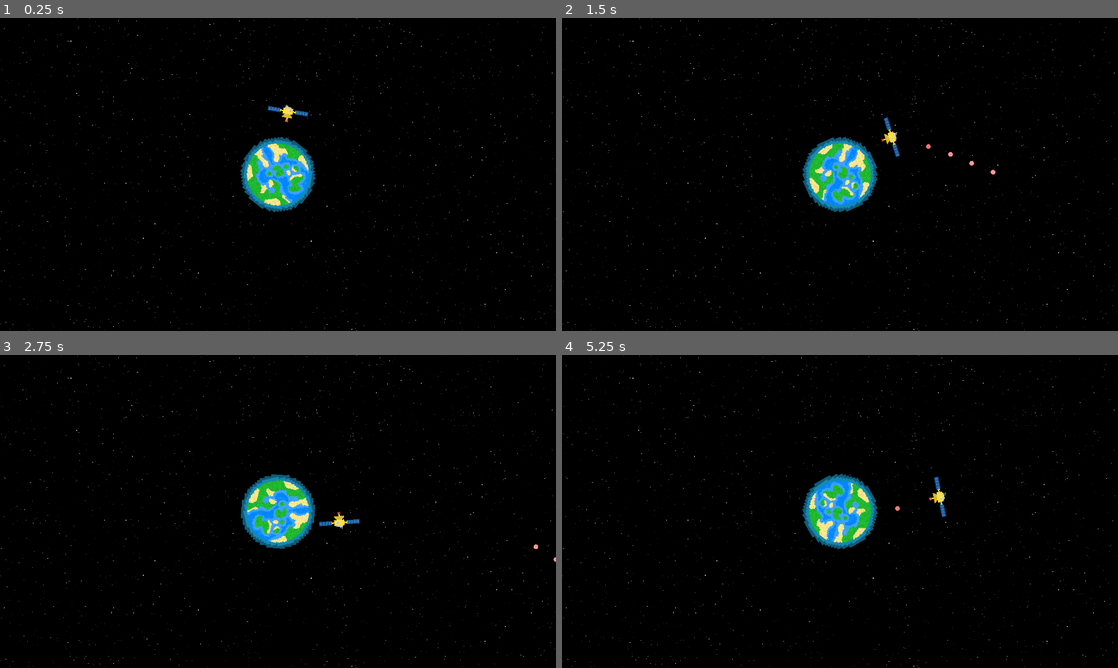
Above: before the commit, frames 1-4 (two rows, left to right).
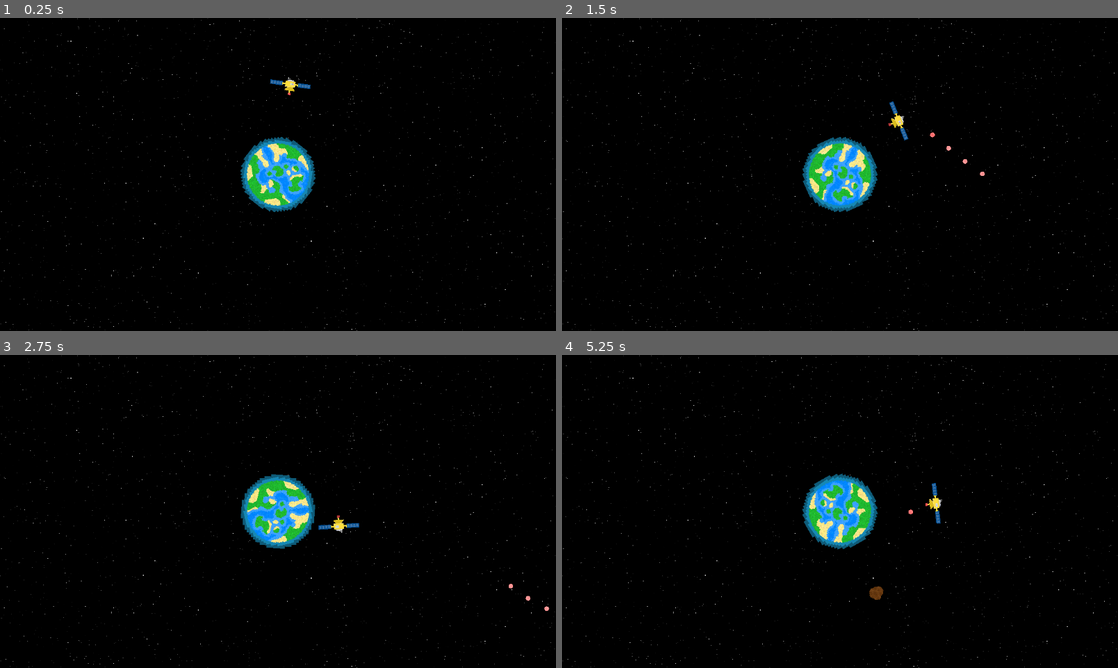
Above: after the commit, the same moments.

Repository: Birb-Games/gmtk-2025
Game: Godot game, scene res://scenes/main.tscn
Same seed, same stepped clock (60 frames per second), same inputs: the game is played once before the commit and once after it.
Inputs (mouse positions are in pixels of both pictures, inside the frame that each line leads up to):
- Up to frame 1 (0.25 s): no input
- Up to frame 2 (1.5 s): move the mouse to (962, 158) at 0.52 s; press the mouse at (962, 158) at 0.53 s; hold Right (right) 0.53-1.28 s; move the mouse to (728, 190) at 1.27 s; release the mouse at (728, 190) at 1.28 s; hold Down (down) from 1.28 s (still down); tap Mouse wheel up (zoom_camera_in) at 1.35 s
- Up to frame 3 (2.75 s): move the mouse to (333, 442) at 2.02 s; release Down (down) at 2.03 s; hold Right (right) from 2.03 s (still down); tap Mouse wheel down (zoom_camera_out) at 2.1 s
- Up to frame 4 (5.25 s): move the mouse to (812, 574) at 2.77 s; release Right (right) at 2.78 s; hold Up (up) 2.78-3.53 s; click (812, 574) at 2.85 s; move the mouse to (1006, 558) at 3.52 s; hold A (left) 3.53-5.03 s; tap Mouse wheel up (zoom_camera_in) at 3.6 s; move the mouse to (673, 464) at 4.27 s; tap Mouse wheel down (zoom_camera_out) at 4.35 s; move the mouse to (867, 511) at 5.02 s; press the mouse at (867, 511) at 5.03 s; hold Down (down) from 5.03 s (still down)

The runs differ from the first frame. In frame 1, 0.3% of the frame differs, in the area x 48-56%, y 18-34%; in frame 2, 0.4%, in the area x 57-78%, y 26-51%; in frame 3, 0.3%; in frame 4, 0.4%.

Commit message:
started work on asteroids

Diff:
--- a/scenes/asteroid.tscn
+++ b/scenes/asteroid.tscn
@@ -1,14 +1,15 @@
-[gd_scene load_steps=3 format=3 uid="uid://dgc6sxp0v4uf6"]
+[gd_scene load_steps=4 format=3 uid="uid://dgc6sxp0v4uf6"]
 
 [ext_resource type="PackedScene" uid="uid://x5sp1y0y178q" path="res://scenes/space_object.tscn" id="1_akfqu"]
 [ext_resource type="Texture2D" uid="uid://btrlelldsucg5" path="res://assets/textures/asteroid.png" id="2_6mo6b"]
+[ext_resource type="Script" uid="uid://ski7m00lfjcb" path="res://scripts/asteroid.gd" id="2_t4se3"]
 
 [node name="Asteroid" instance=ExtResource("1_akfqu")]
-scale = Vector2(0.25, 0.25)
+script = ExtResource("2_t4se3")
 mass = 0.1
-is_asteroid = true
 
 [node name="Sprite2D" parent="." index="0"]
-scale = Vector2(2, 2)
 texture = ExtResource("2_6mo6b")
-rotation_speed = 5.0
+rotation_speed = 2.5
+
+[connection signal="area_entered" from="." to="." method="_on_area_entered"]
--- a/scenes/planet.tscn
+++ b/scenes/planet.tscn
@@ -1,15 +1,19 @@
-[gd_scene load_steps=4 format=3 uid="uid://2oltjvbyir1q"]
+[gd_scene load_steps=5 format=3 uid="uid://2oltjvbyir1q"]
 
 [ext_resource type="PackedScene" uid="uid://cxo4kp71j6amn" path="res://scenes/player_satellite.tscn" id="1_cktii"]
 [ext_resource type="Script" uid="uid://do6jtfhrbmf7w" path="res://scripts/level.gd" id="1_h8ms6"]
+[ext_resource type="PackedScene" uid="uid://dgc6sxp0v4uf6" path="res://scenes/asteroid.tscn" id="2_0k1rn"]
 [ext_resource type="PackedScene" uid="uid://rl7rou56kuhg" path="res://scenes/earth.tscn" id="3_ggt7d"]
 
 [node name="Planet" type="Node2D" node_paths=PackedStringArray("center_object")]
 script = ExtResource("1_h8ms6")
 center_object = NodePath("Earth")
+asteroid_scene = ExtResource("2_0k1rn")
 
 [node name="PlayerSatellite" parent="." instance=ExtResource("1_cktii")]
-position = Vector2(0, -128)
+position = Vector2(0, -184)
 rotation = 3.14159
 
 [node name="Earth" parent="." instance=ExtResource("3_ggt7d")]
+
+[connection signal="area_entered" from="Earth" to="Earth" method="_on_area_entered"]
--- a/scenes/space_object.tscn
+++ b/scenes/space_object.tscn
@@ -16,5 +16,3 @@
 
 [node name="CollisionShape2D" type="CollisionShape2D" parent="."]
 shape = SubResource("CircleShape2D_fera7")
-
-[connection signal="area_entered" from="." to="." method="_on_area_entered"]
--- /dev/null
+++ b/scripts/asteroid.gd
@@ -0,0 +1,40 @@
+class_name Asteroid
+
+extends SpaceObject
+
+var is_debris: bool = false
+
+const LIFETIME = 10.0
+var lifetime_timer = LIFETIME
+
+func _process(delta: float) -> void:
+	if is_debris:
+		lifetime_timer -= delta
+	if lifetime_timer < 0.0:
+		queue_free()
+		return
+	simulate_physics(delta)
+
+func explode() -> void:
+	var asteroid_count = randi_range(8, 12)
+	if is_debris:
+		asteroid_count = 0
+	for i in range(asteroid_count):
+		var angle = randf() * 2.0 * PI
+		var asteroid: SpaceObject = asteroid_scene.instantiate()
+		var dist = randf() * 15.0
+		var asteroid_scale = randf_range(0.25, 0.5)
+		asteroid.scale = Vector2(asteroid_scale, asteroid_scale)
+		asteroid.is_debris = true
+		asteroid.position = position + dist * Vector2(cos(angle), sin(angle))
+		asteroid.initial_vel = Vector2(cos(angle), sin(angle)) * 80.0
+		level.call_deferred("add_child", asteroid)
+	queue_free()
+
+func _on_area_entered(area: Area2D) -> void:
+	if area is Bullet:
+		explode()
+	if area is Player:
+		explode()
+	if area is SpaceObject and area is not Asteroid:
+		explode()
--- /dev/null
+++ b/scripts/gravity_sim.gd
@@ -0,0 +1,16 @@
+class_name GravitySim
+
+# Gravitational constant
+const GRAVITY_CONST: float = 5000.0
+
+# Get the force object2 is exerting on object1
+static func get_gravity_force(object1: SpaceObject, object2: SpaceObject) -> Vector2:
+	var dist = (object1.position - object2.position).length()
+
+	# Do not process if the objects are too close to each other
+	if dist < 0.001:
+		return Vector2.ZERO
+
+	var diff = (object2.position - object1.position).normalized()
+	var mag = GRAVITY_CONST * object1.mass * object2.mass / (dist * dist)
+	return mag * diff
--- a/scripts/level.gd
+++ b/scripts/level.gd
@@ -2,12 +2,16 @@
 
 extends Node2D
 
-# Gravitational constant
-const GRAVITY_CONST: float = 5000.0
-
 @export var center_object: SpaceObject
 
+@export var asteroid_scene: PackedScene
+
+@export var asteroid_spawn_time: float = 10.0
+var asteroid_timer: float
+
 func _ready() -> void:
+	asteroid_timer = asteroid_spawn_time / 2.0
+
 	# Gather all space objects, including asteroids
 	var space_objects: Array[Node] = get_children()
 	for child in space_objects:
@@ -19,33 +23,34 @@
 		if child is SpaceObject:
 			if child.is_static:
 				continue
-			if !child.orbit_sun:
+			if !child.orbit:
 				continue
-			var diff = child.position - center_object.position
-			var dist = diff.length()
-			if dist < 0.001:
-				continue
-			var force = get_gravity_force(child, center_object)
-			# v^2 / r * mass = force
-			var speed = sqrt(dist * force.length() / child.mass)
-			var dir = Vector2(-diff.y, diff.x)
-			child.velocity = dir.normalized() * speed
+			child.set_orbit(center_object)
 
-# Get the force object2 is exerting on object1
-static func get_gravity_force(object1: SpaceObject, object2: SpaceObject) -> Vector2:
-	var dist = (object1.position - object2.position).length()
+func spawn_asteroid() -> void:
+	# Spawn asteroid
+	var asteroid: SpaceObject = asteroid_scene.instantiate()
+	# Generate random position
+	var dist = randf_range($PlayerSatellite.min_dist, $PlayerSatellite.max_dist)
+	var angle = randf() * 2.0 * PI
+	var pos = Vector2(cos(angle), sin(angle)) * dist
+	if (pos - $PlayerSatellite.position).length() < 50.0:
+		return
+	asteroid.position = pos
+	asteroid.set_orbit(center_object)
+	add_child(asteroid)
 
-	# Do not process if the objects are too close to each other
-	if dist < 0.001:
-		return Vector2.ZERO
-
-	var diff = (object2.position - object1.position).normalized()
-	var mag = GRAVITY_CONST * object1.mass * object2.mass / (dist * dist)
-	return mag * diff
+func _process(delta: float) -> void:
+	asteroid_timer -= delta
+	if asteroid_timer < 0.0:
+		asteroid_timer = asteroid_spawn_time
+		spawn_asteroid()
 
 func get_total_gravity_force(object: SpaceObject) -> Vector2:
 	var total_force: Vector2 = Vector2.ZERO
 	for child in get_children():
 		if child is SpaceObject:
-			total_force += get_gravity_force(object, child)
+			if child is Asteroid:
+				continue
+			total_force += GravitySim.get_gravity_force(object, child)
 	return total_force
--- a/scripts/player_satellite.gd
+++ b/scripts/player_satellite.gd
@@ -1,10 +1,13 @@
+class_name Player
+
 extends Area2D
 
 const REVERSE_COOLDOWN: float = 0.2
 const SHOOT_COOLDOWN: float = 0.2
 
 @onready var level: Level = $/root/Main/Planet
-@export var speed: float = 80.0
+@export var orbital_speed: float = 100.0
+@export var speed: float = 120.0
 @export var min_dist: float = 128.0
 @export var max_dist: float = 300.0
 @export var bullet_scene: PackedScene
@@ -16,12 +19,12 @@
 		return
 
 	if Input.is_action_just_pressed("left"):
-		if speed > 0.0:
-			speed *= -1.0
+		if orbital_speed > 0.0:
+			orbital_speed *= -1.0
 			reverse_timer = REVERSE_COOLDOWN
 	if Input.is_action_just_pressed("right"):
-		if speed < 0.0:
-			speed *= -1.0
+		if orbital_speed < 0.0:
+			orbital_speed *= -1.0
 			reverse_timer = REVERSE_COOLDOWN
 
 func move(delta: float) -> void:
@@ -48,7 +51,7 @@
 	move(delta)
 	# Rotate around center (0, 0)
 	var vel = Vector2(-position.y, position.x).normalized()
-	position += vel * speed * delta
+	position += vel * orbital_speed * delta
 
 	# Set rotation
 	var diff = get_global_mouse_position() - global_position
--- a/scripts/space_object.gd
+++ b/scripts/space_object.gd
@@ -13,11 +13,9 @@
 @export var initial_vel: Vector2 = Vector2.ZERO
 var velocity: Vector2 = Vector2.ZERO
 @export var mass: float = 1.0
-@export var orbit_sun: bool = true
+@export var orbit: bool = true
 var health: float = 0.0
 var max_health: float = 0.0
-
-@export var is_asteroid: bool = false
 
 func _ready() -> void:
 	if initial_vel.length() > 0.0:
@@ -25,7 +23,7 @@
 	health = mass
 	max_health = health
 
-func _process(delta: float) -> void:
+func simulate_physics(delta: float) -> void:
 	position += velocity * delta / 2.0
 	if !is_static:
 		var force = level.get_total_gravity_force(self)
@@ -33,29 +31,18 @@
 		velocity += acceleration * delta
 	position += velocity * delta / 2.0
 
-func explode() -> void:
-	var asteroid_count = clamp(floor(mass * 3.0), 15, 25)
-	if is_asteroid:
-		asteroid_count = 0
-	for i in range(asteroid_count):
-		var angle = randf() * 2.0 * PI
-		var asteroid: SpaceObject = asteroid_scene.instantiate()
-		var dist = 15.0 + randf() * 15.0
-		var asteroid_scale = randf_range(0.1, 0.5)
-		asteroid.scale = Vector2(asteroid_scale, asteroid_scale)
-		asteroid.position = position + dist * Vector2(cos(angle), sin(angle))
-		asteroid.initial_vel = Vector2(cos(angle), sin(angle)) * 200.0
-		level.call_deferred("add_child", asteroid)
-	queue_free()
+func _process(delta: float) -> void:
+	simulate_physics(delta)
 
-func _on_area_entered(area: Area2D) -> void:
-	if area is Bullet:
-		if is_asteroid:
-			queue_free()
-		elif !is_static:
-			health -= 0.1
-	if area is SpaceObject:
-		if !is_static and !(is_asteroid and area.is_asteroid):
-			health -= area.mass
-		if health <= 0.0 and !is_static:
-			explode()
+func set_orbit(center_object: SpaceObject) -> void:
+	if is_static:
+		return
+	var diff = position - center_object.position
+	var dist = diff.length()
+	if dist < 0.001:
+		return
+	var force = GravitySim.get_gravity_force(self, center_object)
+	# v^2 / r * mass = force
+	var speed = sqrt(dist * force.length() / mass)
+	var dir = Vector2(-diff.y, diff.x)
+	velocity = dir.normalized() * speed
Not shown, added: scripts/asteroid.gd.uid
Not shown, added: scripts/gravity_sim.gd.uid
